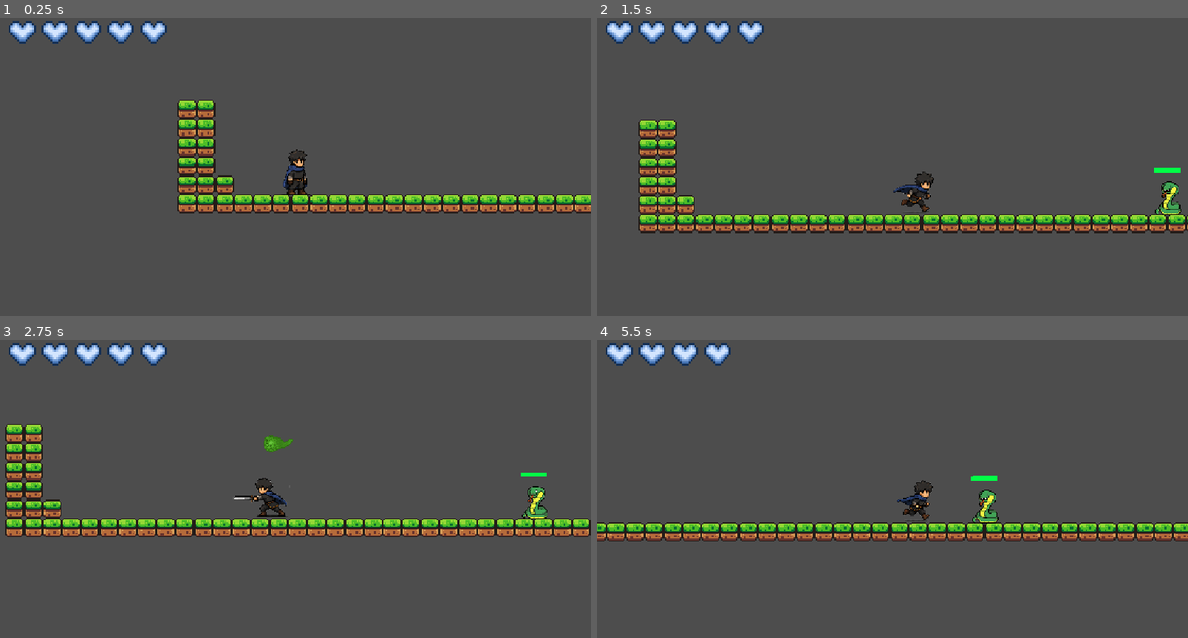
Above: before the commit, frames 1-4 (two rows, left to right).
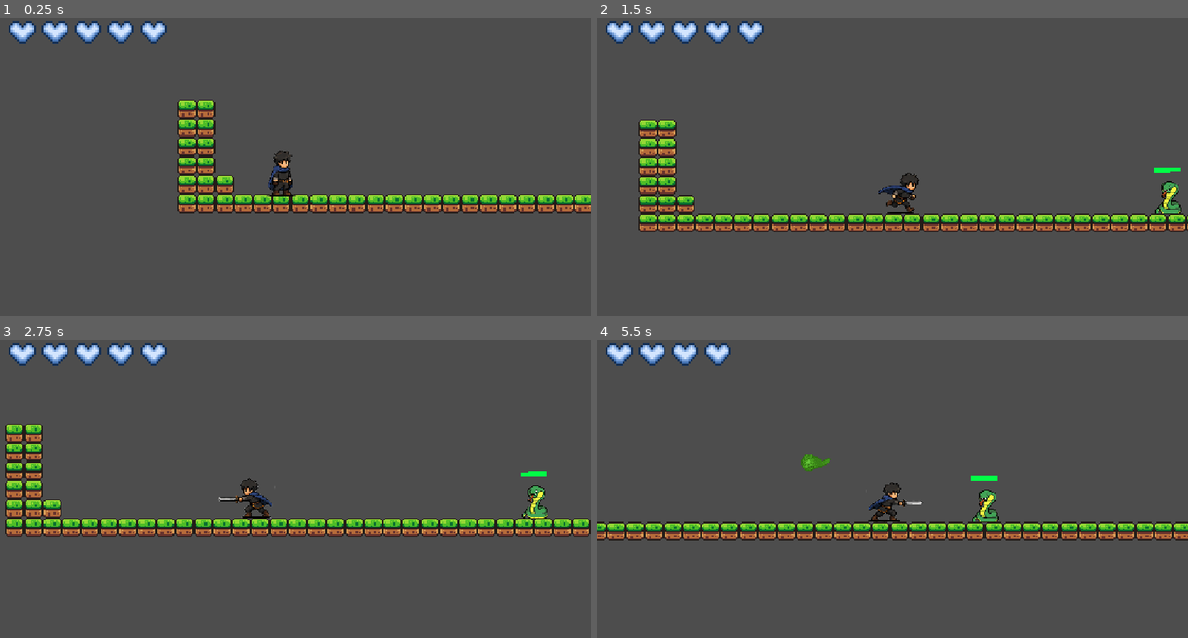
Above: after the commit, the same moments.

Repository: Riel-21/Godot-Game-Project-TCC
Game: Godot game, scene res://Scenes/game.tscn
Two runs of this game, one before a commit and one after it. Both use one fixed random seed, a clock stepped at 60 frames per second and the inputs below.
Inputs:
- Up to frame 1 (0.25 s): no input
- Up to frame 2 (1.5 s): hold Right (move right) from 0.53 s (still down); tap Q (attack) at 0.6, 1.35 s; tap Space (jump) at 0.77 s
- Up to frame 3 (2.75 s): tap Space (jump) at 1.52 s; release Right (move right) at 2.03 s; hold Left (move left) from 2.03 s (still down); tap F (toggle attack mode) at 2.1 s; tap Q (attack) at 2.3 s
- Up to frame 4 (5.5 s): release Left (move left) at 2.78 s; hold Right (move right) 2.78-4.28 s; tap Q (attack) at 2.85, 3.6, 4.55, 5.1 s; tap Space (jump) at 3.02, 3.77, 4.52 s; hold Left (move left) 4.28-5.03 s; tap F (toggle attack mode) at 4.35 s; hold Right (move right) from 5.03 s (still down)

The runs differ from the first frame. In frame 1, 1.3% of the frame differs, in the area x 30-100%, y 28-65%; in frame 2, 2.4%; in frame 3, 2.2%; in frame 4, 2.9%, in the area x 0-100%, y 38-68%.

Commit message:
Additional details to damage and player look.

Diff:
--- a/Scenes/player.tscn
+++ b/Scenes/player.tscn
@@ -2,7 +2,7 @@
 
 [ext_resource type="Script" uid="uid://c3ubxpp10k6x6" path="res://Scripts/player.gd" id="1_vgqql"]
 [ext_resource type="Texture2D" uid="uid://d07xbylg8ifqw" path="res://Assets/sprites/Hero:Traveler.PNG" id="2_6t5aa"]
-[ext_resource type="Texture2D" uid="uid://bvnfs2g401qu" path="res://Assets/sprites/ChatGPT Image Jul 22, 2026, 10_30_03 AM 4.PNG" id="3_vgqql"]
+[ext_resource type="Texture2D" uid="uid://cntfq4pnju81u" path="res://Assets/sprites/ChatGPT Image Jul 22, 2026, 10_30_03 AM 8.PNG" id="3_vgqql"]
 [ext_resource type="PackedScene" uid="uid://djocwcq2q0lt1" path="res://Scenes/heart.tscn" id="7_3smsa"]
 
 [sub_resource type="AtlasTexture" id="AtlasTexture_6t5aa"]
@@ -79,7 +79,7 @@
 }],
 "loop": 0,
 "name": &"attack",
-"speed": 5.0
+"speed": 10.0
 }, {
 "frames": [{
 "duration": 1.0,
@@ -153,12 +153,12 @@
 
 [node name="AnimatedSprite2D" type="AnimatedSprite2D" parent="." unique_id=1143033639]
 process_mode = 1
-position = Vector2(-26.666664, -53.333332)
+position = Vector2(-89.99996, -50.00001)
 sprite_frames = SubResource("SpriteFrames_86xdo")
-animation = &"idle attack"
+animation = &"attack"
 
 [node name="CollisionShape2D" type="CollisionShape2D" parent="." unique_id=622273645]
-position = Vector2(-83.33333, -43.333332)
+position = Vector2(-49.999973, -45.00001)
 shape = SubResource("RectangleShape2D_pk7y5")
 
 [node name="Area2D" type="Area2D" parent="." unique_id=1147609123]
--- a/Scenes/snake.tscn
+++ b/Scenes/snake.tscn
@@ -54,7 +54,7 @@
 shape = SubResource("RectangleShape2D_86xdo")
 
 [node name="Timer" type="Timer" parent="." unique_id=364166803]
-wait_time = 2.0
+wait_time = 2.5
 autostart = true
 
 [node name="Marker2D" type="Marker2D" parent="." unique_id=1712802499]
--- a/Scripts/player.gd
+++ b/Scripts/player.gd
@@ -93,7 +93,7 @@
 
 func _on_sword_body_entered(body: Node2D) -> void:
 	if body.has_method("take_damage"):
-		body.take_damage(10)
+		body.take_damage(15)
 
 
 var hearts_list : Array[TextureRect]
--- a/Scripts/snake.gd
+++ b/Scripts/snake.gd
@@ -2,7 +2,7 @@
 
 @onready var health_bar: ProgressBar = $ProgressBar
 
-const MAX_HEALTH = 50
+const MAX_HEALTH = 40
 var health = MAX_HEALTH
 
 func _ready():
Binary file removed: Assets/sprites/ChatGPT Image Jul 22, 2026, 10_30_03 AM 4.PNG
Binary file added: Assets/sprites/ChatGPT Image Jul 22, 2026, 10_30_03 AM 8.PNG
Not shown, changed: Assets/sprites/ChatGPT Image Jul 22, 2026, 10_30_03 AM 8.PNG.import
